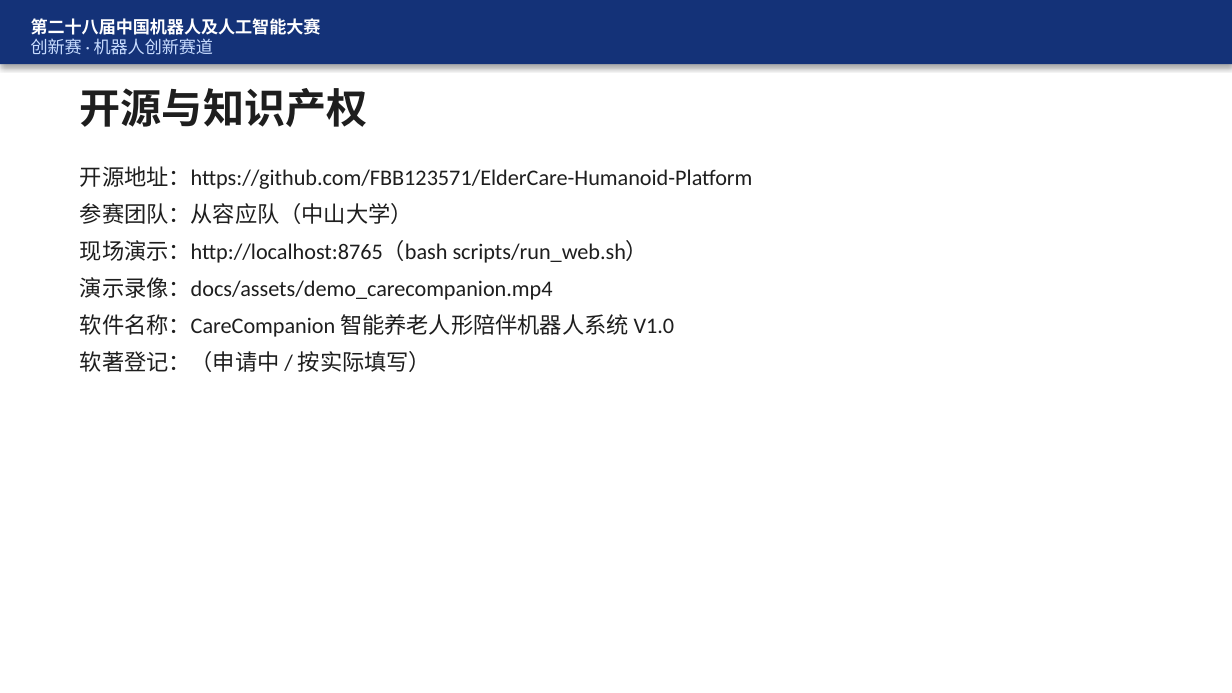
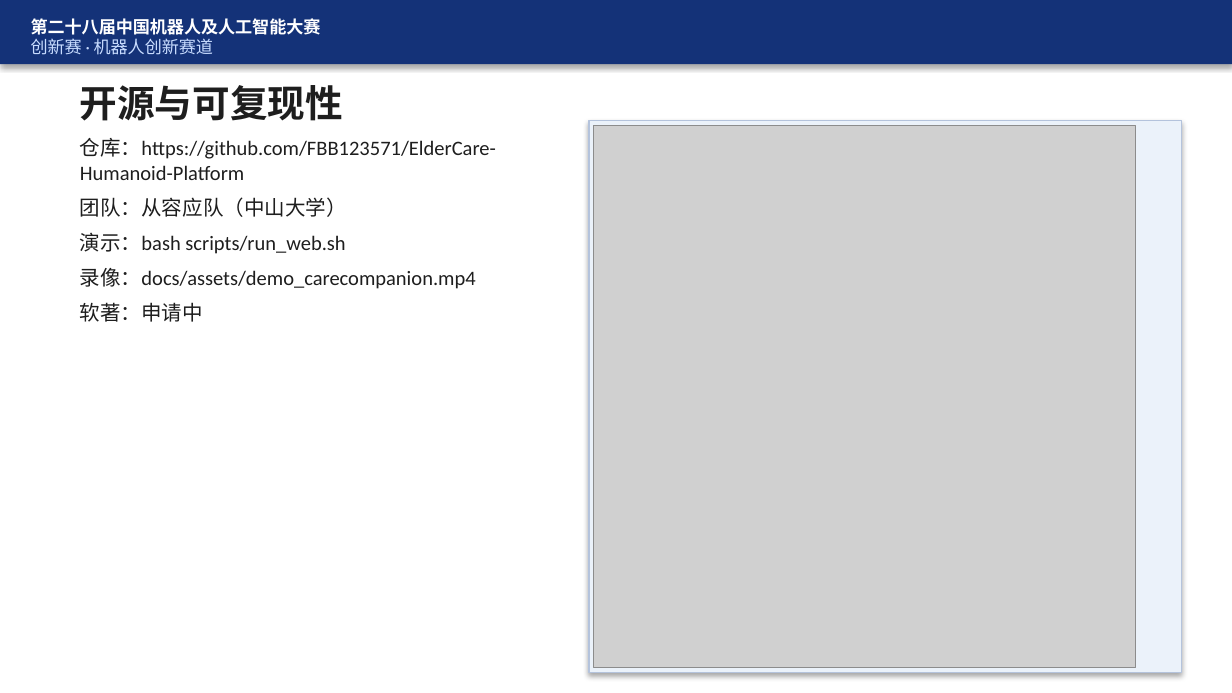
Before and after one commit to FBB123571/ElderCare-Humanoid-Platform, a slide deck: slide 25 of docs/答辩_CareCompanion.pptx (slide 23 before the commit). Drawn at 1232x693 pixels with LibreOffice and Linux fonts; fonts in the diff are those of the drawing; grey boxes stand for pictures. Boxes give left, top, right and bottom in pixels: in the first picture for what was removed or moved away, otherwise in the second. Text is boxed around its words. In the diff, an @@ line names an element or a change of style, - is before the commit and + after.

```diff
--- a/docs/答辩_CareCompanion.pptx
+++ b/docs/答辩_CareCompanion.pptx
@@ text at box(80, 85, 343, 121): text changed; size 24 to 22 pt @@
-开源与知识产权
+开源与可复现性
@@ text at box(80, 138, 496, 322): text changed; size 13 to 12 pt @@
-开源地址：https://github.com/FBB123571/ElderCare-Humanoid-Platform
-参赛团队：从容应队（中山大学）
-现场演示：http://localhost:8765（bash scripts/run_web.sh）
-演示录像：docs/assets/demo_carecompanion.mp4
-软件名称：CareCompanion 智能养老人形陪伴机器人系统 V1.0
-软著登记：（申请中 / 按实际填写）
+仓库：https://github.com/FBB123571/ElderCare-Humanoid-Platform
+团队：从容应队（中山大学）
+演示：bash scripts/run_web.sh
+录像：docs/assets/demo_carecompanion.mp4
+软著：申请中
@@ rectangle added at box(589, 121, 1181, 673), fill #EBF2FA, outline #B4C3DC 0.75 pt @@
@@ picture added at box(594, 126, 1136, 668) @@
```
Also in this commit, not shown: 20 other slides changed, 4 slides added, 2 slides removed, 16 other files.
